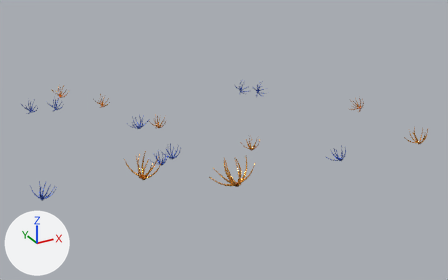
Before and after pictures for a commit that changed the glTF model public/Grass.glb.
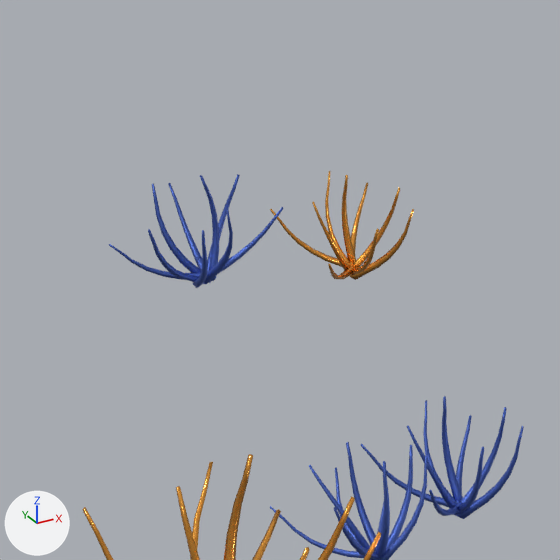
The first picture shows the older version from a camera (50 mm lens) standing at (-261.0, -609.0, 284.0) and looking at (44.0, -53.0, 7.0). The close-ups show both versions on the part from 25% to 41% of the width and 33% to 59% of the height of that picture; other places that the commit changed are outside them. Arrows for +X, +Y and +Z are at lower left; the lights stay in place. Where no turn or scale is listed for an object, it has been applied to the vertices.

The older version as bpy lines, for what is in view:
```python
me_立方体_013 = bpy.data.meshes.new('立方体.013')
me_立方体_013.from_pydata(...)  # 288 vertices, 540 faces; spans x -14.7..12.8, y -11.8..12.7, z -2.8..15.5
me_立方体_013.materials.append(mat_材质)  # blue #5772c5
me_立方体_014 = bpy.data.meshes.new('立方体.014')
me_立方体_014.from_pydata(...)  # 288 vertices, 540 faces; spans x -10.9..7.8, y -12.2..9.2, z -2.7..14.5
me_立方体_014.materials.append(mat_材质_002)  # orange #fdaf4d
me_立方体_018 = bpy.data.meshes.new('立方体.018')
me_立方体_018.from_pydata(...)  # 288 vertices, 540 faces; spans x -14.2..17.6, y -17.2..17.6, z -4.2..23.1
me_立方体_018.materials.append(mat_材质_002)  # orange #fdaf4d
ob_立方体_004 = bpy.data.objects.new('立方体.004', me_立方体_013)
ob_立方体_004.location = (-16.1, 49.3, -2.6)
ob_立方体_005 = bpy.data.objects.new('立方体.005', me_立方体_014)
ob_立方体_005.location = (6.2, 44.0, -3.9)
ob_立方体_010 = bpy.data.objects.new('立方体.010', me_立方体_018)
ob_立方体_010.location = (-69.3, -93.9, 8.8)
# also in view: '立方体.006' at (-23.0, -57.0, 9.0); '立方体.007' at (-41.0, -69.0, 12.0)
```
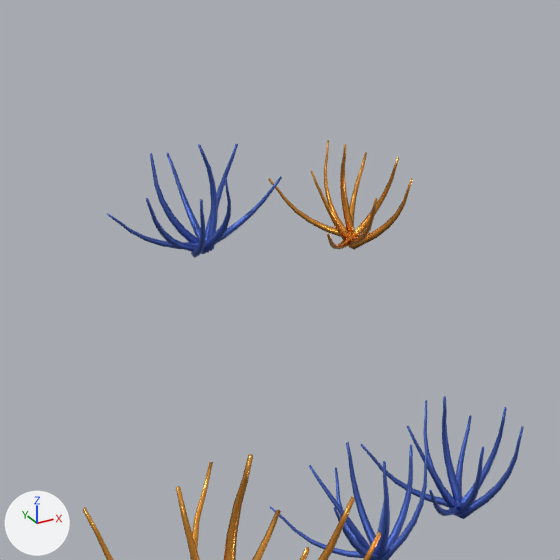
Where the change shows, as pixel boxes (x1, y1, x2, y2) in the close-ups (560 x 560 px):
```json
{"object": "立方体.004", "change": "moved", "before": [109, 174, 284, 288], "after": [107, 144, 282, 258]}
{"object": "立方体.005", "change": "moved", "before": [270, 171, 414, 280], "after": [268, 140, 413, 250]}
```

Edits to the scene script, one JSON object a line:
```json
{"op": "set", "path": "ob_立方体_004.location", "old": "(-16.1, 49.3, -2.6)", "new": "(-16.1, 49.3, 2.6)"}
{"op": "set", "path": "ob_立方体_005.location", "old": "(6.2, 44.0, -3.9)", "new": "(6.2, 44.0, 1.3)"}
```
